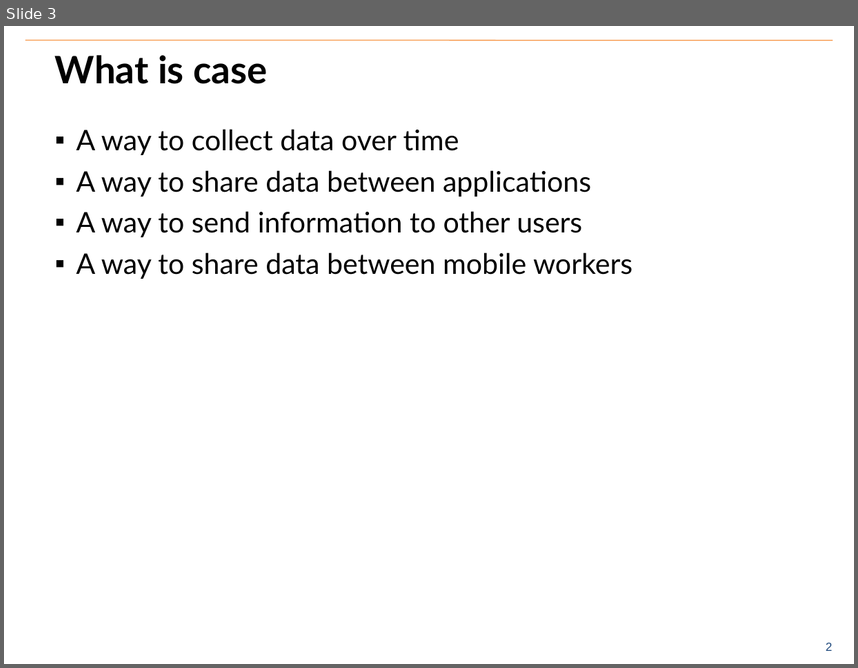
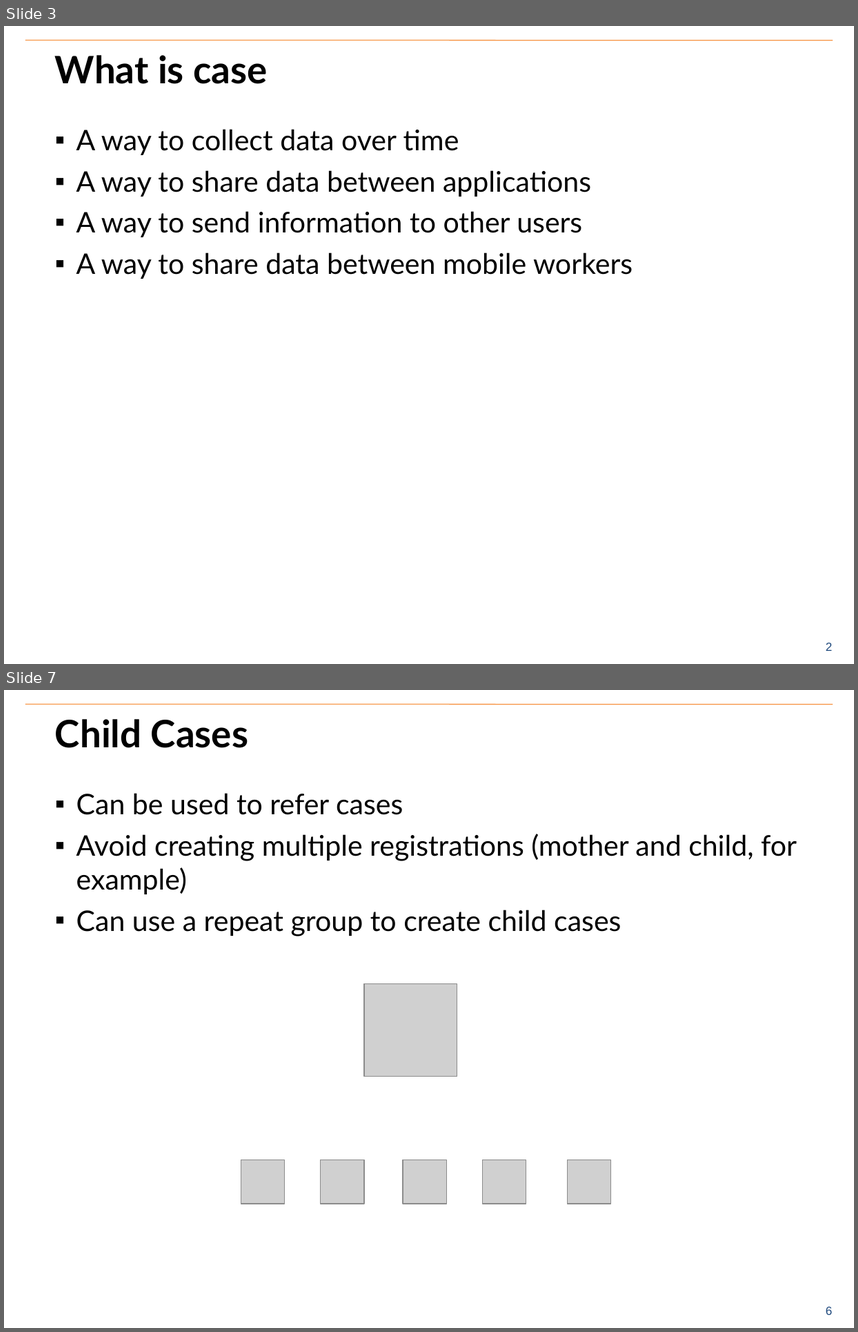
Before and after one commit to benrudolph/exi-training, a slide deck: CaseManagement/case_mgmt.pptx. Shown one above the other, each under a label of ours: slide 3 before the commit, slides 3 and 7 after it; the slides between them are not shown. The pictures are 858x668 and 858x1332 pixels, drawn with LibreOffice and Linux fonts; fonts in the diff are those of the drawing; grey boxes stand for pictures; background and template pictures are left out. Boxes give left, top, right and bottom in pixels: in the first picture for what was removed or moved away, otherwise in the second. Text is boxed around its words. In the diff, an @@ line names an element or a change of style, - is before the commit and + after.

```diff
--- a/CaseManagement/case_mgmt.pptx
+++ b/CaseManagement/case_mgmt.pptx
@@ slide 7 added at [4,690,854,1328], background #FFFFFF; not listed: 2 template elements that a slide beside it also shows @@
@@ title added at [55,719,248,748], 32 pt, text #000000, bold @@
+Child Cases
@@ text added at [76,793,797,936], 24 pt, text #000000 @@
+▪ Can be used to refer cases
+▪ Avoid creating multiple registrations (mother and child, for example)
+▪ Can use a repeat group to create child cases
@@ picture added at [364,983,457,1076] @@
@@ picture added at [241,1160,285,1203] @@
@@ picture added at [320,1160,363,1203] @@
@@ picture added at [403,1160,446,1203] @@
@@ picture added at [483,1160,526,1203] @@
@@ picture added at [568,1160,611,1203] @@
```
Also in this commit, not shown: 2 slides changed, 5 other slides added, 2 other files.
